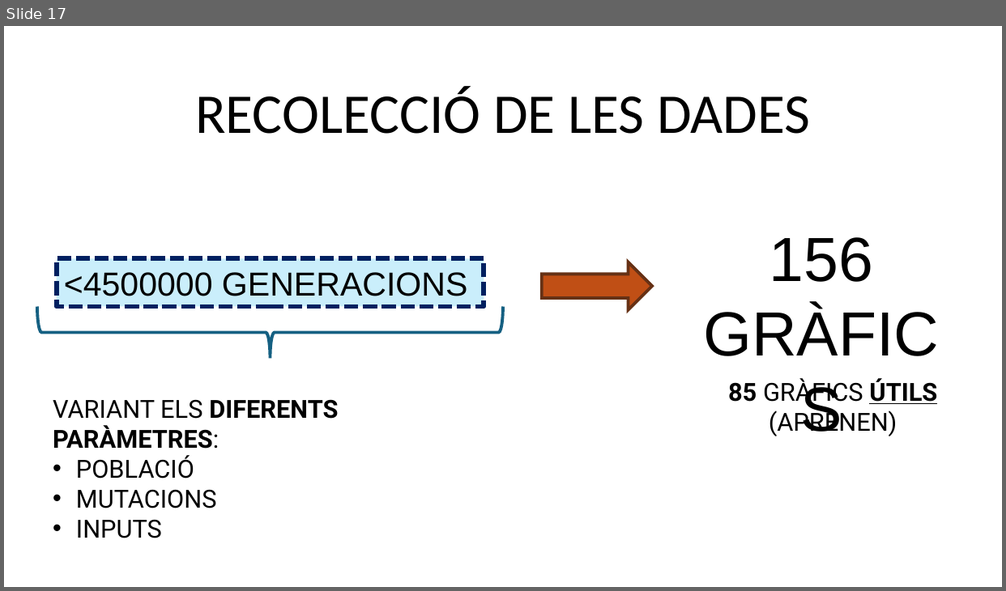
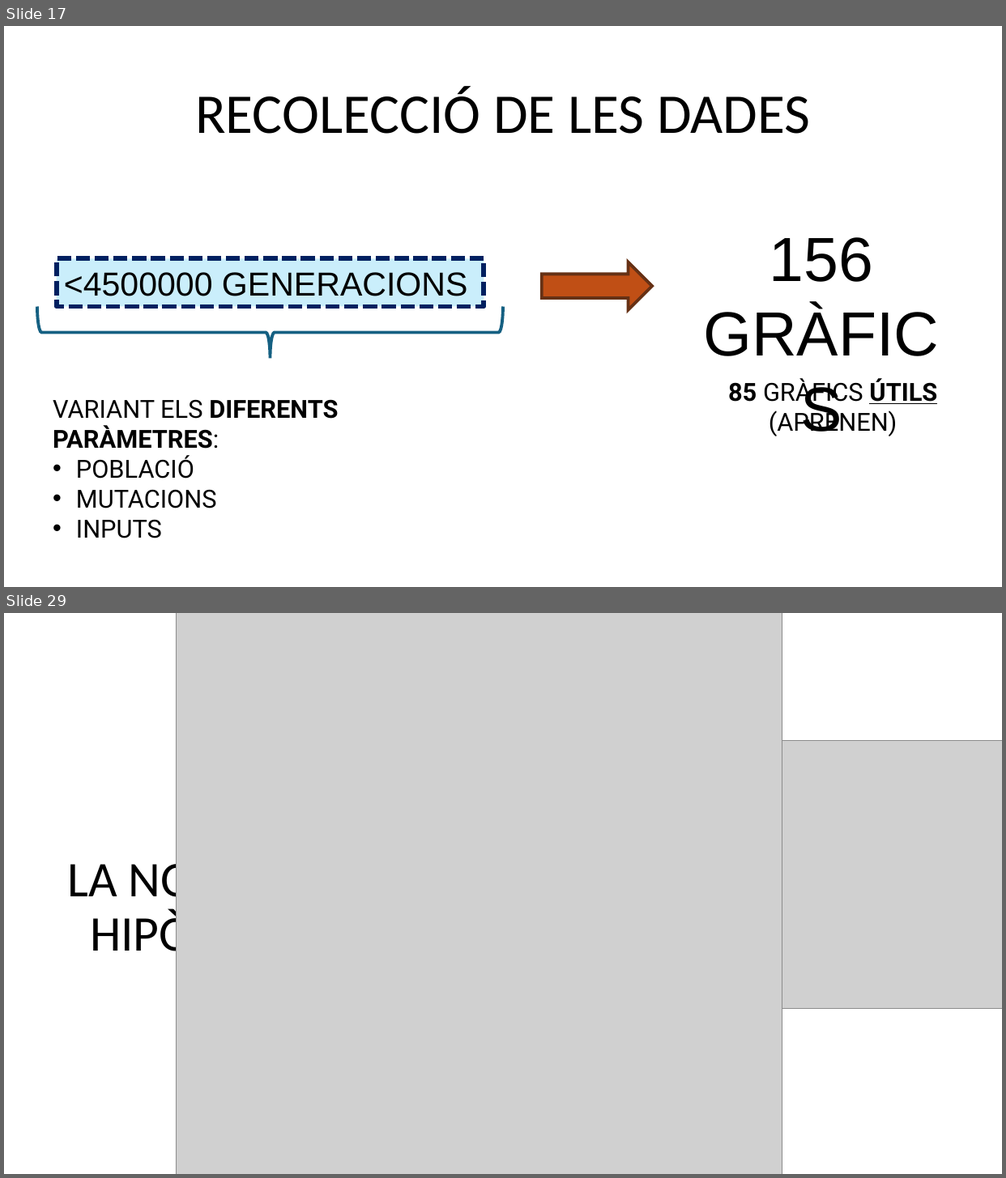
Before and after one commit to FerrerJan/Treball-de-Recerca-IA, a slide deck: TR_ESCRIT/PPT_Teo.pptx. Shown one above the other, each under a label of ours: slide 17 before the commit, slides 17 and 29 after it; the slides between them are not shown. The pictures are 1006x591 and 1006x1178 pixels, drawn with LibreOffice and Linux fonts; fonts in the diff are those of the drawing; grey boxes stand for pictures. Boxes give left, top, right and bottom in pixels: in the first picture for what was removed or moved away, otherwise in the second. Text is boxed around its words. In the diff, an @@ line names an element or a change of style, - is before the commit and + after.

```diff
--- a/TR_ESCRIT/PPT_Teo.pptx
+++ b/TR_ESCRIT/PPT_Teo.pptx
@@ slide 29 added at (4, 613, 1002, 1174), background #FFFFFF @@
@@ picture added at (177, 613, 782, 1174) @@
@@ picture added at (543, 740, 1002, 1008) @@
@@ title added at (68, 855, 296, 963), 48 pt, text #000000 @@
+LA NOSTRA HIPÒTESI
```
Also in this commit, not shown: 14 other slides added.
